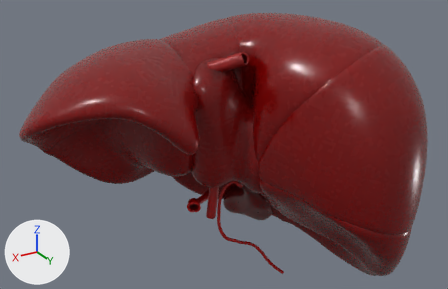
Renders of the glTF model public/3d/modeli/organi-3d/jetra-telefon.glb from each side of a commit.
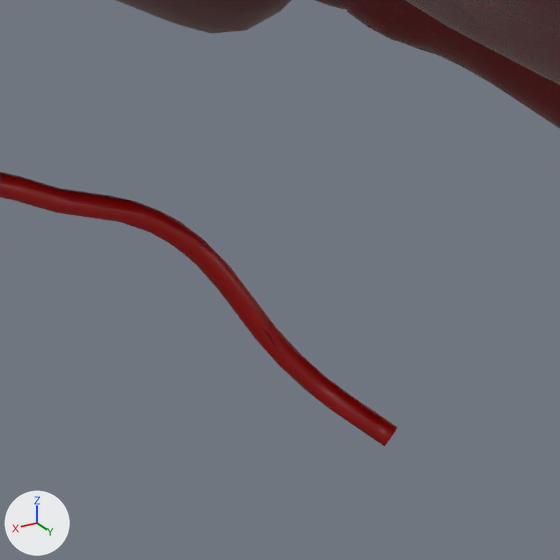
Each version appears first whole from a camera (50 mm lens) standing at (0.1642, 0.2677, 0.1562) and looking at (-0.0011, -0.0079, 0.0184), and next in a close-up on the part from 52% to 68% of the width and 75% to 100% of the height. The lights are fixed; the arrows at lower left show +X, +Y and +Z. The last two pictures show the newer version. Where no turn or scale is listed for an object, it has been applied to the vertices. Vertices at exactly the same position are counted once.

Names of what the first close-up shows: 'Anterior lateral segment of liver (VI)', 'Bile duct', 'Gallbladder' and 1 more.
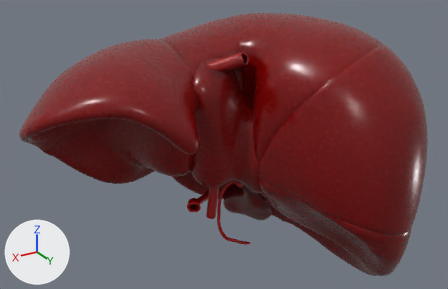
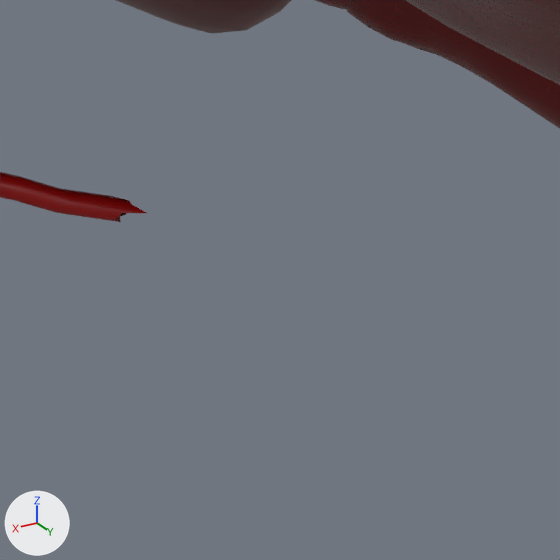
Changed parts and their boxes (x1, y1, x2, y2) in the close-ups (560 x 560 px):
'Bile duct', reshaped
    before: (0, 172, 397, 446)
    after: (0, 172, 146, 222)
part 1 of me_bile_duct_004, cut back
    before: (113, 199, 397, 446)
    after: (113, 213, 126, 222)

Edits to the bpy script that builds the scene:
```text
Change me_bile_duct_004:
    used by ob_bile_duct; location = (-0.02403, -0.01179, -0.04701)
    remove me_bile_duct_004.from_pydata(...)  # 609 vertices, 1218 faces; spans x -0.0226..0.0226, y -0.006..0.006, z -0.0367..0.0367
    add me_bile_duct_004.from_pydata(...)  # 422 vertices, 840 faces; spans x -0.0025..0.0226, y -0.006..-0.002, z -0.0129..0.0367
    me_bile_duct_004 part 1
    189 vertices are removed from x -0.0226..-0.0015, y -0.0057..0.006, z -0.0367..-0.0116
    396 faces are deleted
    2 vertices are added at (-0.0003, -0.0048, -0.0116), (0.0001, -0.0047, -0.0114)
    18 new faces join them
```
